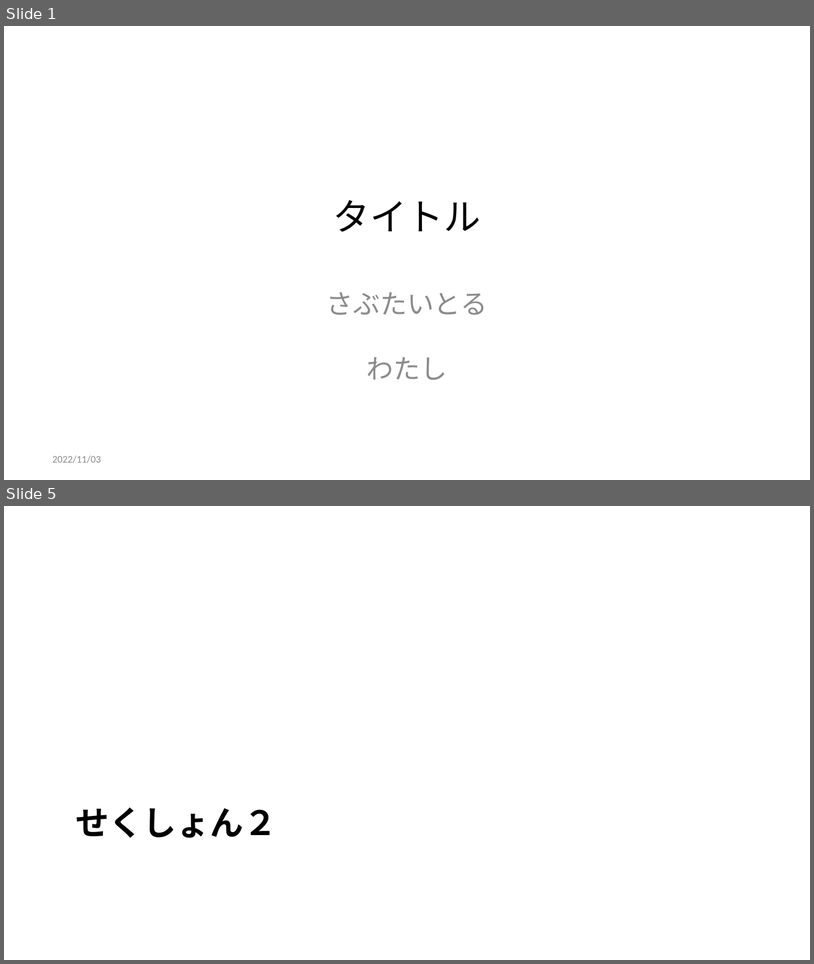
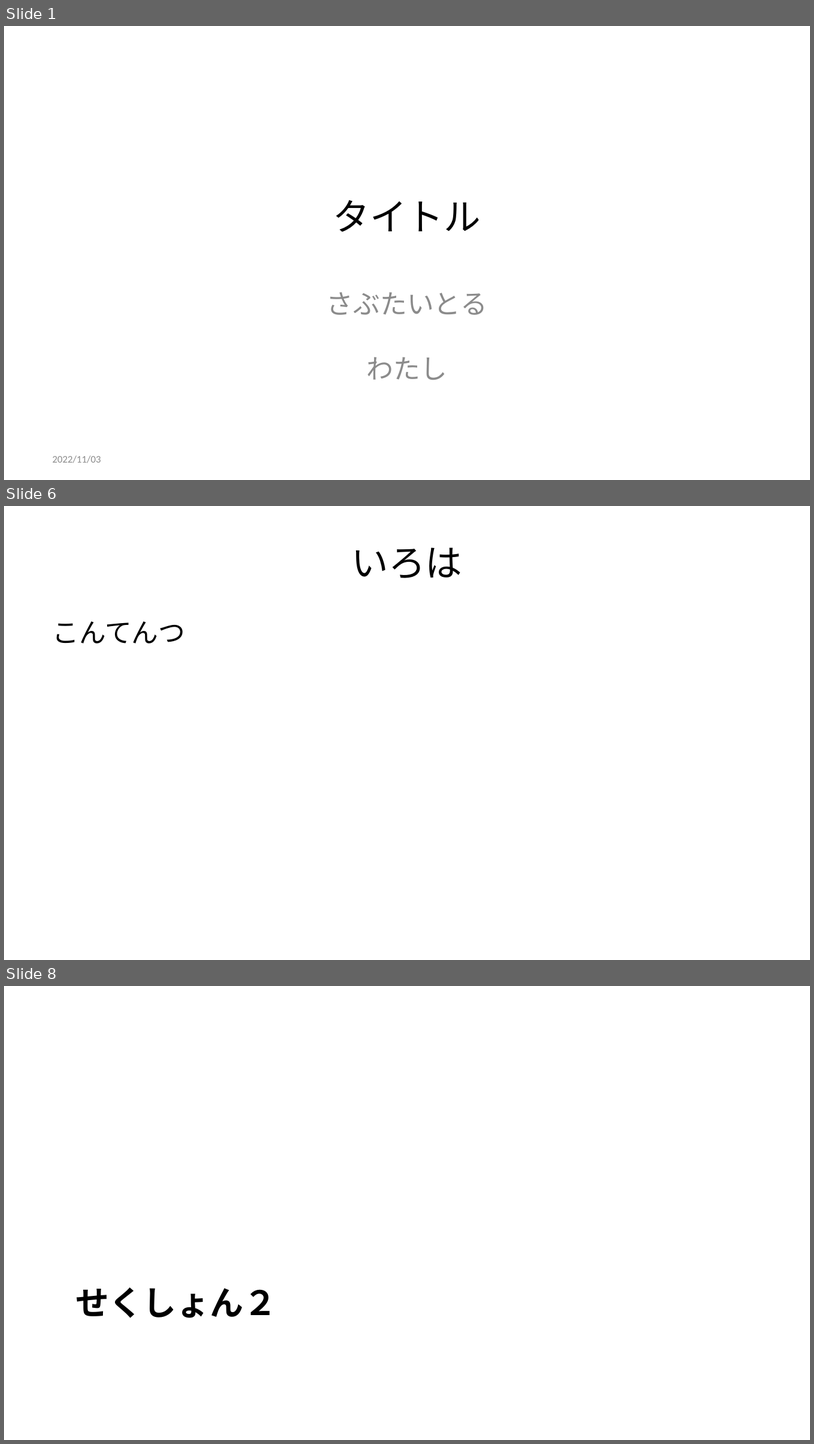
Before and after one commit to kfjt/md2pptxJP, a slide deck: outfile.pptx. Shown one above the other, each under a label of ours: slides 1 and 5 before the commit, slides 1, 6 and 8 after it; the slides between them are not shown. The pictures are 814x964 and 814x1444 pixels, drawn with LibreOffice and Linux fonts; fonts in the diff are those of the drawing. Boxes give left, top, right and bottom in pixels: in the first picture for what was removed or moved away, otherwise in the second. Text is boxed around its words. In the diff, an @@ line names an element or a change of style, - is before the commit and + after.

```diff
--- a/outfile.pptx
+++ b/outfile.pptx
@@ slide 6 added at (4,506,810,960), background #FFFFFF @@
@@ title added at (352,547,463,578), 33 pt, text #000000 @@
+いろは
@@ text added at (53,621,186,643), 24 pt, text #000000 @@
+こんてんつ
@@ what was slide 5 is now slide 8 @@
```
Also in this commit, not shown: 4 slides changed, 3 other slides added, 3 slides removed, 6 other files.
